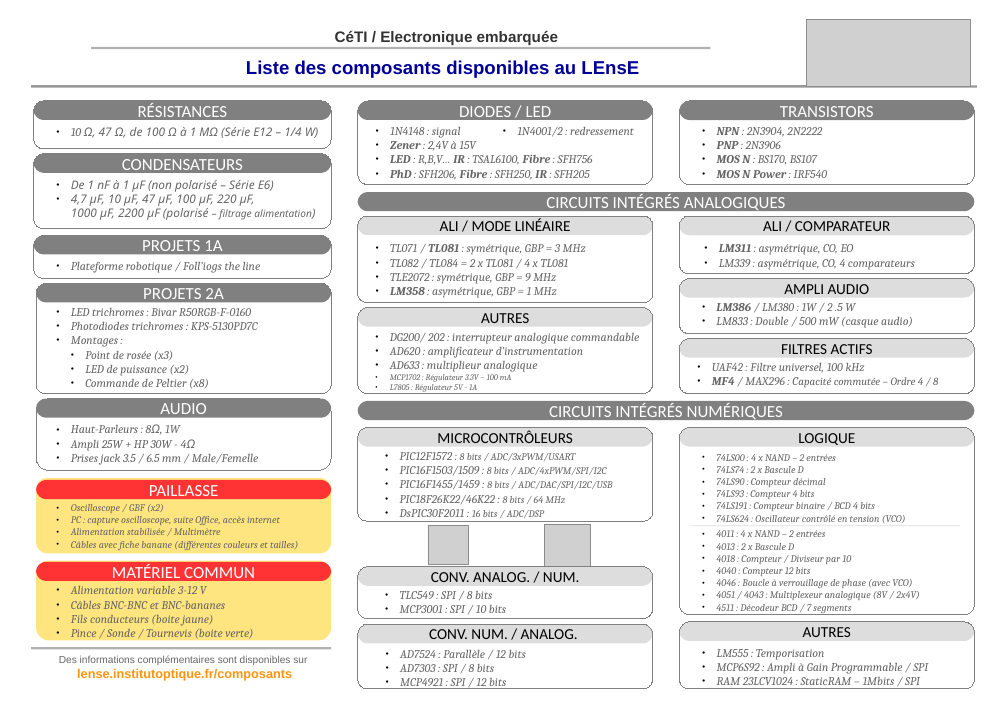
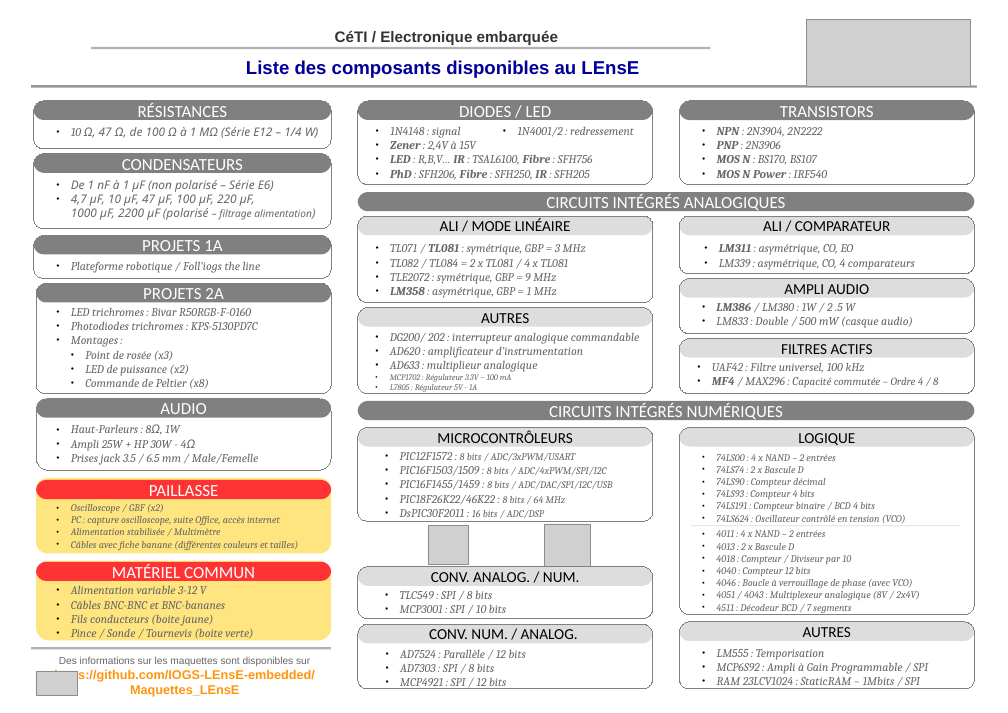
Before and after one commit to IOGS-Digital-Methods/semester-5, a slide deck: slide 14 of CeTI/2023_Fiches_Resume_v3.pptx. Drawn at 1008x713 pixels with LibreOffice and Linux fonts; fonts in the diff are those of the drawing; grey boxes stand for pictures. Boxes give left, top, right and bottom in pixels: in the first picture for what was removed or moved away, otherwise in the second. Text is boxed around its words. In the diff, an @@ line names an element or a change of style, - is before the commit and + after.

```diff
--- a/CeTI/2023_Fiches_Resume_v3.pptx
+++ b/CeTI/2023_Fiches_Resume_v3.pptx
@@ text at box(54, 656, 315, 697): text changed; size 12 to 15 pt; text colour #666666 to #FF950E; bold on @@
-Des informations complémentaires sont disponibles sur
-lense.institutoptique.fr/composants
+Des informations sur les maquettes sont disponibles sur
+https://github.com/IOGS-LEnsE-embedded/Maquettes_LEnsE
@@ picture added at box(36, 671, 77, 695) @@
```
Also in this commit, not shown: 1 other slide changed, 1 slide removed, 3 other files.
